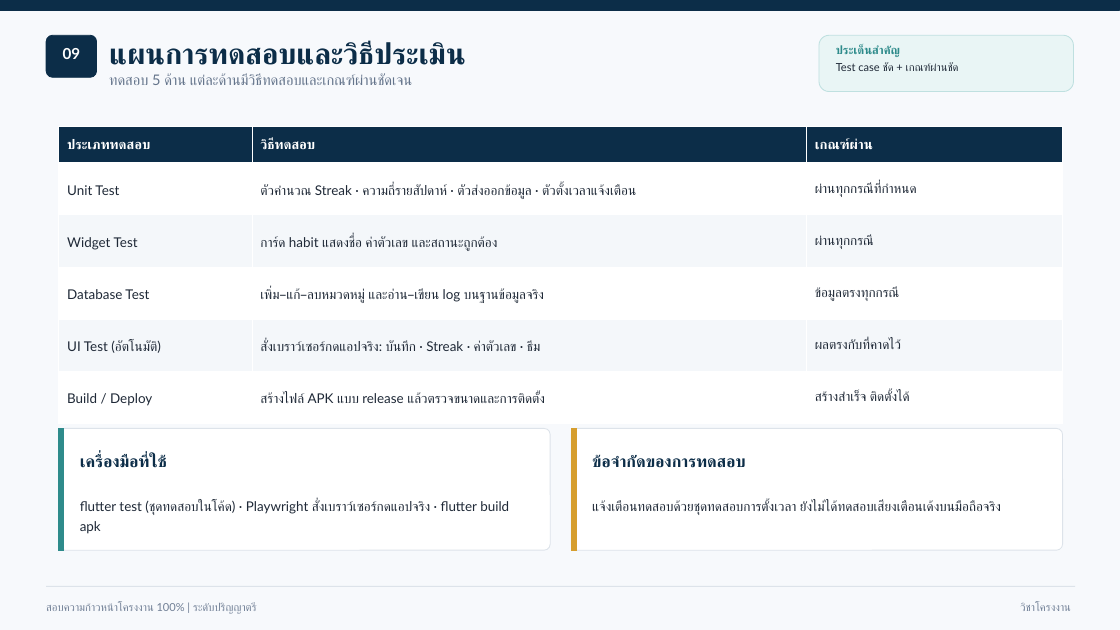
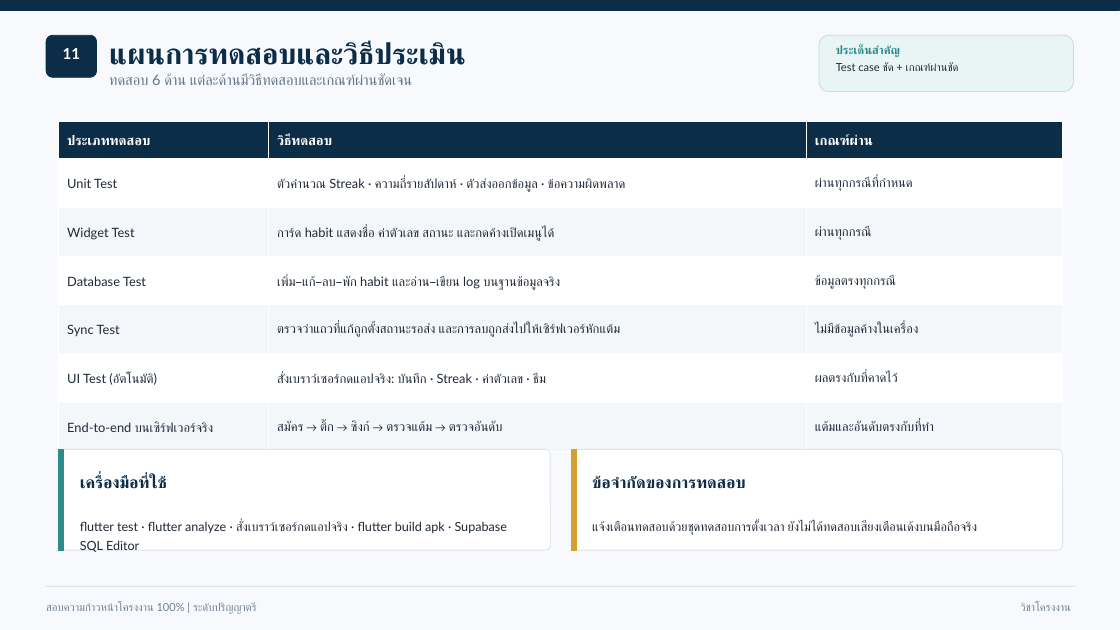
Before and after one commit to SuperMeteo/habit_tracker, a slide deck: slide 12 of docs/นำเสนอ100_HabitTracker.pptx (slide 10 before the commit). Drawn at 1120x630 pixels with LibreOffice and Linux fonts; fonts in the diff are those of the drawing. Boxes give left, top, right and bottom in pixels: in the first picture for what was removed or moved away, otherwise in the second. Text is boxed around its words. In the diff, an @@ line names an element or a change of style, - is before the commit and + after.

```diff
--- a/docs/นำเสนอ100_HabitTracker.pptx
+++ b/docs/นำเสนอ100_HabitTracker.pptx
@@ text at bbox=[63, 48, 81, 59]: text changed @@
-09
+11
@@ text at bbox=[109, 73, 412, 85]: text changed @@
-ทดสอบ 5 ด้าน แต่ละด้านมีวิธีทดสอบและเกณฑ์ผ่านชัดเจน
+ทดสอบ 6 ด้าน แต่ละด้านมีวิธีทดสอบและเกณฑ์ผ่านชัดเจน
@@ table at bbox=[59, 122, 1063, 451] @@
-row 2: Unit Test | ตัวคำนวณ Streak · ความถี่รายสัปดาห์ · ตัวส่งออกข้อมูล · ตัวตั้งเวลาแจ้งเตือน | ผ่านทุกกรณีที่กำหนด
-row 3: Widget Test | การ์ด habit แสดงชื่อ ค่าตัวเลข และสถานะถูกต้อง | ผ่านทุกกรณี
-row 4: Database Test | เพิ่ม–แก้–ลบหมวดหมู่ และอ่าน–เขียน log บนฐานข้อมูลจริง | ข้อมูลตรงทุกกรณี
+row 2: Unit Test | ตัวคำนวณ Streak · ความถี่รายสัปดาห์ · ตัวส่งออกข้อมูล · ข้อความผิดพลาด | ผ่านทุกกรณีที่กำหนด
+row 3: Widget Test | การ์ด habit แสดงชื่อ ค่าตัวเลข สถานะ และกดค้างเปิดเมนูได้ | ผ่านทุกกรณี
+row 4: Database Test | เพิ่ม–แก้–ลบ–พัก habit และอ่าน–เขียน log บนฐานข้อมูลจริง | ข้อมูลตรงทุกกรณี
+row 5: Sync Test | ตรวจว่าแถวที่แก้ถูกตั้งสถานะรอส่ง และการลบถูกส่งไปให้เซิร์ฟเวอร์หักแต้ม | ไม่มีข้อมูลค้างในเครื่อง
-row 6: Build / Deploy | สร้างไฟล์ APK แบบ release แล้วตรวจขนาดและการติดตั้ง | สร้างสำเร็จ ติดตั้งได้
+row 7: End-to-end บนเซิร์ฟเวอร์จริง | สมัคร → ติ๊ก → ซิงก์ → ตรวจแต้ม → ตรวจอันดับ | แต้มและอันดับตรงกับที่ทำ
@@ table: place and size @@
-table at bbox=[59, 126, 1063, 423]
+table at bbox=[59, 122, 1063, 451]
@@ rounded rectangle: place and size @@
-rounded rectangle at bbox=[59, 429, 550, 550]
+rounded rectangle at bbox=[59, 450, 550, 550]
@@ rectangle: place and size @@
-rectangle at bbox=[59, 429, 64, 550]
+rectangle at bbox=[59, 450, 64, 550]
@@ text "เครื่องมือที่ใช้": place and size @@
-text "เครื่องมือที่ใช้" at bbox=[80, 455, 166, 468]
+text "เครื่องมือที่ใช้" at bbox=[80, 476, 166, 489]
@@ rounded rectangle: place and size @@
-rounded rectangle at bbox=[571, 429, 1063, 550]
+rounded rectangle at bbox=[571, 450, 1063, 550]
@@ rectangle: place and size @@
-rectangle at bbox=[571, 429, 576, 550]
+rectangle at bbox=[571, 450, 576, 550]
@@ text "ข้อจำกัดของการทดสอบ": place and size @@
-text "ข้อจำกัดของการทดสอบ" at bbox=[592, 455, 746, 468]
+text "ข้อจำกัดของการทดสอบ" at bbox=[592, 476, 746, 489]
@@ text at bbox=[80, 521, 507, 552]: text changed; size 11.5 to 10.8 pt @@
-flutter test (ชุดทดสอบในโค้ด) · Playwright สั่งเบราว์เซอร์กดแอปจริง · flutter build apk
+flutter test · flutter analyze · สั่งเบราว์เซอร์กดแอปจริง · flutter build apk · Supabase SQL Editor
@@ text "แจ้งเตือนทดสอบด้วยชุดทดสอบการตั้งเวลา ยังไม่ได้ทดสอบเสียงเตื ...": place and size @@
-text "แจ้งเตือนทดสอบด้วยชุดทดสอบการตั้งเวลา ยังไม่ได้ทดสอบเสียงเตื ..." at bbox=[592, 500, 1001, 515]
+text "แจ้งเตือนทดสอบด้วยชุดทดสอบการตั้งเวลา ยังไม่ได้ทดสอบเสียงเตื ..." at bbox=[592, 521, 977, 535]
@@ text "แจ้งเตือนทดสอบด้วยชุดทดสอบการตั้งเวลา ยังไม่ได้ทดสอบเสียงเตื ..." at bbox=[592, 521, 977, 535]: size 11.5 to 10.8 pt @@
```
Also in this commit, not shown: 13 other slides changed, 4 slides added, 2 slides removed, 9 other files.
